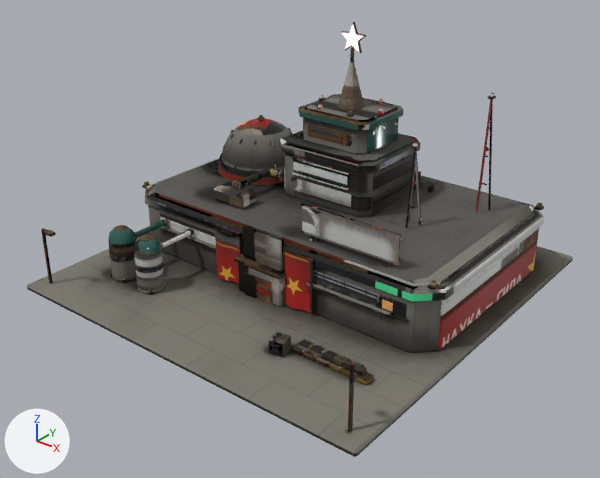
The glTF model public/models/stek.soviet.glb: old version first, new version second.
Before and after are seen from a 50 mm camera at (3.46, -4.43, 3.03) aimed at (0.1, -0.23, 0.43). Lighting does not change. The marker at lower left points along +X, +Y and +Z. The older version comes first. Where no turn or scale is listed for an object, it has been applied to the vertices. Vertices at exactly the same position are counted once.

Script lines for the objects in view, before the commit:
```python
me_root = bpy.data.meshes.new('root')
me_root.from_pydata(...)  # 3106 vertices, 4848 faces; spans x -1.49..1.49, y -1.49..1.49, z -0.83..0.83
# faces by material slot: [4680, 168]
me_root.materials.append(mat_body)
me_root.materials.append(mat_glow_core)
ob_root_mesh = bpy.data.objects.new('root_mesh', me_root)
ob_root_mesh.location = (0.0, 0.0, 0.83)
```
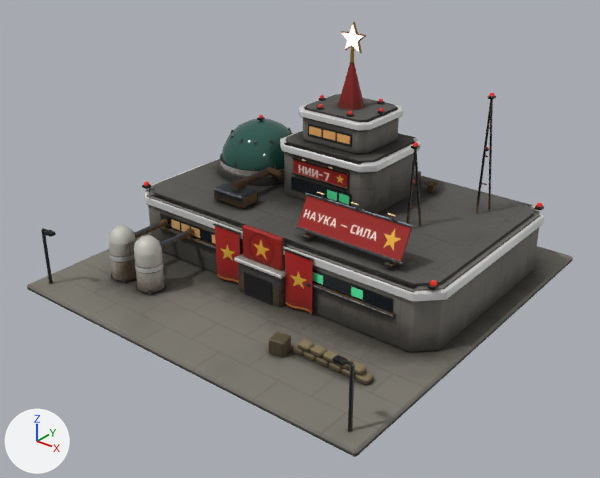
The change, as a diff of the scene's bpy script:
```diff
--- a/public/models/stek.soviet.glb.py
+++ b/public/models/stek.soviet.glb.py
@@ me_root @@
 # used by ob_root_mesh; location = (0.0, 0.0, 0.83)
-me_root.from_pydata(...)  # 3106 vertices, 4848 faces; spans x -1.49..1.49, y -1.49..1.49, z -0.83..0.83
+me_root.from_pydata(...)  # 3076 vertices, 4827 faces; spans x -1.49..1.49, y -1.49..1.49, z -0.83..0.83
+# me_root part 1: the loose piece of 16 vertices spanning x 0.23..1.01, y -0.37..-0.36, z -0.25..-0.05 is turned -28.6 degrees about the x axis through its middle and scaled by 1.08, then moved by (0.0, 0.04, 0.03)
+# me_root part 2: the loose piece of 24 vertices spanning x 0.44..0.8, y -0.21..0.01, z -0.29..-0.28 is copied, and the copy is scaled about its middle by (0.129, 0.681, 2.13), then moved by (-0.34, -0.23, 0.01); it spans x 0.26..0.31, y -0.41..-0.26, z -0.28..-0.26
+# me_root part 3: the loose piece of 24 vertices spanning x 1.27..1.33, y -0.45..-0.39, z -0.3..-0.28 is copied, and the copy is scaled about its middle by (0.918, 2.95, 0.973), then moved by (-0.34, 0.09, 0.03); it spans x 0.93..0.98, y -0.41..-0.26, z -0.28..-0.26
+# me_root part 4: the loose piece of 8 vertices spanning x 0.22..1.02, y -0.38..-0.36, z -0.26..-0.25 is rebuilt with 8 vertices and now spans x 0.19..1.05, y -0.4..-0.37, z -0.24..-0.21
+# me_root part 5: 16 loose pieces with 150 vertices, spanning x 0.22..1.02, y -0.41..-0.22, z -0.3..-0.03, are deleted
+# me_root part 6: 4 vertices removed from x 0.41..1.07, y -0.5, z -0.53..-0.43; 56 vertices added at x 0.19..1.05, y -0.32..-0.26, z -0.03..0.05
+# me_root part 7: 8 vertices moved within x -0.28..0.28, y 0.14..0.24, z -0.23..0.28; 8 vertices removed from x -0.28..0.28, y 0.14..0.24, z -0.23..0.28
+# me_root part 8: 4290 kept faces spanning x -1.49..1.49, y -1.49..1.49, z -0.83..0.83 get new texture (UV) coordinates
+# other edits to the shape of me_root do not show in these pictures
 me_root.materials.append(mat_body)
```

Pixel boxes [x1, y1, x2, y2] of what changed, in the pictures (600 x 478 px; the box of a moved part takes in the faces that stretch with it):
part 1 of me_root, moved or reshaped
    before: [302, 206, 400, 263]
    after: [297, 195, 412, 262]
part 2 of me_root, added
    after: [302, 233, 314, 239]
part 3 of me_root, added
    after: [384, 259, 403, 268]
part 4 of me_root, rebuilt (9% wider, 8% taller)
    before: [301, 230, 400, 265]
    after: [295, 226, 403, 264]
part 5 of me_root, deleted
    before: [301, 203, 401, 267]
part 6 of me_root, built on
    before: [312, 269, 393, 313]
    after: [305, 192, 414, 228]
part 7 of me_root, moved or reshaped
    before: [291, 124, 352, 207]
    after: [291, 124, 352, 206]
part 8 of me_root, surface changed
    both: [38, 47, 544, 432]
